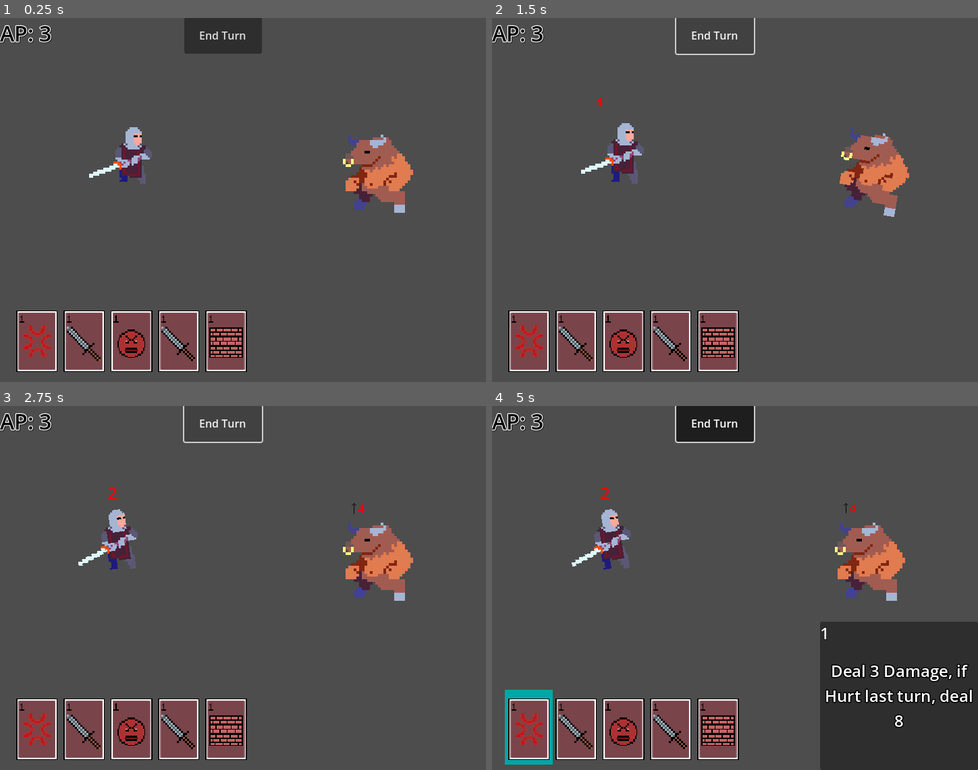
Above: before the commit, frames 1-4 (two rows, left to right).
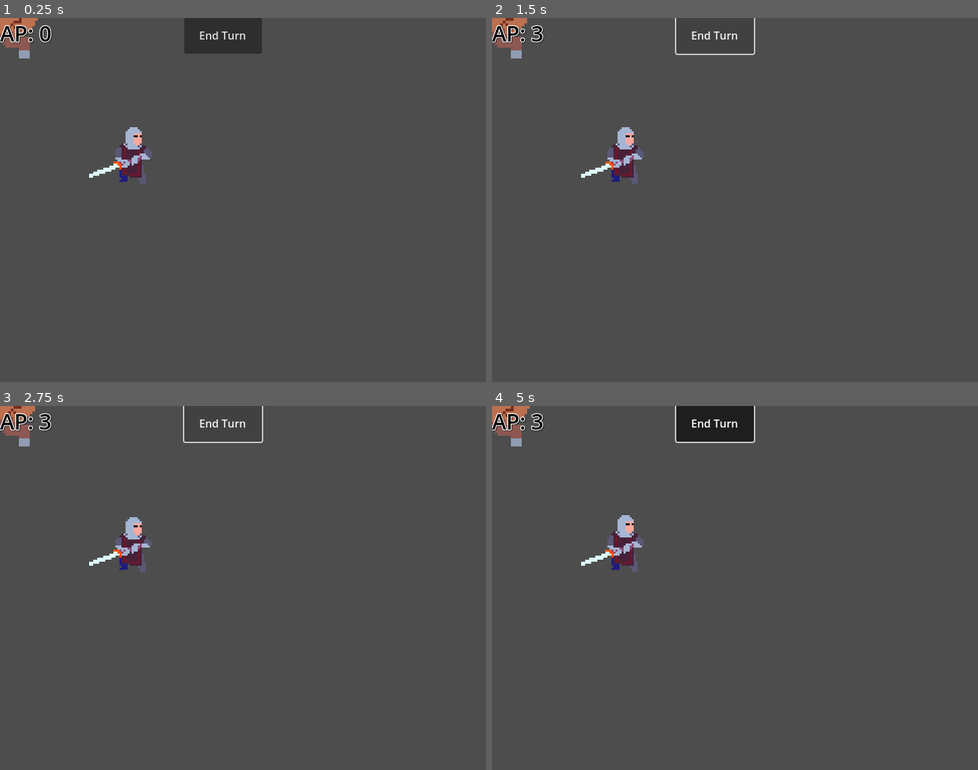
Above: after the commit, the same moments.

Repository: Xyloft94/cardGame
Game: Godot game, scene res://testLevel.tscn
The game is run twice, just before and just after one commit, with the same random seed, the same clock (stepped at 60 frames per second) and the same inputs.
Inputs (mouse positions are in pixels of both pictures, inside the frame that each line leads up to):
- Up to frame 1 (0.25 s): no input
- Up to frame 2 (1.5 s): click "End Turn" at 0.5 s; click "End Turn" at 1.25 s
- Up to frame 3 (2.75 s): click "End Turn" at 2 s
- Up to frame 4 (5 s): move the mouse to (613, 544) at 2.77 s; hold Space (Space) 2.78-3.53 s; click (613, 544) at 2.92 s; move the mouse to (613, 547) at 3.52 s; tap Space (Space) at 3.6 s; click (613, 547) at 3.67 s; move the mouse to (530, 729) at 4.27 s; hold Space (Space) from 4.28 s (still down); right-click (530, 729) at 4.35 s; click (530, 729) at 4.42 s

The runs differ from the first frame. In frame 1, 9.6% of the frame differs, in the area x 0-85%, y 0-98%; in frame 2, 10%; in frame 3, 11%; in frame 4, 25%, in the area x 0-100%, y 0-100%.
Error after the commit: Cannot call method 'add_child' on a null value. (res://Scripts/warriorTest.gd:74)

Commit message:
Added multiple enemy turns, enemy and player slots, started the switch to using a hand component

Diff:
--- /dev/null
+++ b/cardgame/Battlefield_Test.gd
@@ -0,0 +1,40 @@
+extends Node2D
+
+
+@export var enemy1: PackedScene
+@export var enemy2: PackedScene
+@export var enemy3: PackedScene
+@export var enemy4: PackedScene
+@export var player: PackedScene
+@export var enemySlots: Node2D
+@export var playerSlots: Node2D
+@export var handUI: Node2D
+@onready var Enemies = [enemy1, enemy2]
+
+
+
+func _ready():
+	gameManager.battleUI = $battleUI
+	spawnPlayers()
+	spawnEnemies()
+
+
+func spawnPlayers():
+	var markers = playerSlots.get_children()
+	var newPlayer = player.instantiate()
+	newPlayer.handContainer = handUI
+	markers[0].add_child(newPlayer)
+	gameManager.Player = newPlayer
+	newPlayer.position = Vector2.ZERO
+	gameManager.setAP()
+
+func spawnEnemies():
+	gameManager.enemyTeam.clear()
+	var markers = enemySlots.get_children()
+	for i in range(Enemies.size()):
+		var newEnemy = Enemies[i].instantiate()
+		var targetMarker = markers[i]
+		targetMarker.add_child(newEnemy)
+		gameManager.enemyTeam.append(newEnemy)
+		newEnemy.Player = gameManager.Player
+	print(gameManager.enemyTeam.size(), "This is how many enemies there are")
--- a/cardgame/Scripts/cardDescription.gd
+++ b/cardgame/Scripts/cardDescription.gd
@@ -15,6 +15,7 @@
 @export var playerArmor: Label
 
 func _ready():
+	await get_tree().create_timer(.1).timeout
 	apLabel.text = ("AP: " + str(gameManager.totalAP))
 
 
--- a/cardgame/Scripts/enemy.gd
+++ b/cardgame/Scripts/enemy.gd
@@ -1,7 +1,7 @@
 extends CharacterBody2D
 class_name Enemy
 @export var health :int
-@onready var player :Node = get_tree().get_first_node_in_group("Player")
+var Player :CharacterBody2D
 var attackWheelValue :int
 var modifiedDamage :int = 0
 var attackFunctions: Array[Callable] = []
@@ -11,16 +11,14 @@
 @export var animTree: AnimationTree
 @export var attackLength: float
 @export var hitLength: float
+@export var deathLength: float
 @export var particles: GPUParticles2D
-@export var slot: int
 @export var side: String
 
 
 func _ready():
-	gameManager.Enemy = self
-#func _input(event):
-	#if event.is_action_pressed("Space"):
-		#Attack()
+	pass
+	#gameManager.Enemy = self
 
 func _physics_process(delta):
 	if Input.is_action_just_pressed("Space"):
@@ -34,21 +32,23 @@
 
 	Feedback(self.global_position, damage, "damage")
 	print("Enemy health is ", health, "The enemy was dealth ", damage, "damage")
+	if health <= 0:
+		die()
 
 func dealDamage(amount: int):
 	if modifiedDamage <= 0:
 		amount += modifiedDamage
 		attackAnim()
 		await get_tree().create_timer(attackLength).timeout
-		player.takeDamage(amount)
-		Feedback(player.global_position, amount, "damage")
+		Player.takeDamage(amount)
+		Feedback(Player.global_position, amount, "damage")
 		modifiedDamage = 0
 	else:
 		attackAnim()
 		await get_tree().create_timer(attackLength).timeout
-		player.takeDamage(amount)
-		Feedback(player.global_position, amount, "damage")
-		player.takeDamage(amount)
+		Player.takeDamage(amount)
+		Feedback(Player.global_position, amount, "damage")
+		Player.takeDamage(amount)
 
 func buffDamage(amount: int):
 	modifiedDamage += amount
@@ -63,6 +63,7 @@
 	gameManager.hideenemyDescription()
 
 func Attack():
+	print("should be attacking")
 	var result = spinWheel()
 
 	if result <= attackFunctions.size():
@@ -82,7 +83,7 @@
 			#dealDamage(3)
 			#await get_tree().create_timer(.5).timeout
 			#buffDamage(2)
-	gameManager.endEnemyTurn()
+	#gameManager.endEnemyTurn()
 
 
 func spinWheel():
@@ -149,3 +150,10 @@
 	particles.emitting = true
 	await get_tree().create_timer(.5).timeout
 	particles.emitting = false
+
+func die():
+	if gameManager.enemyTeam.has(self):
+		gameManager.enemyTeam.erase(self)
+		animTree.set("parameters/conditions/Death", true)
+		await get_tree().create_timer(deathLength).timeout
+		queue_free()
--- a/cardgame/Scripts/game_manager.gd
+++ b/cardgame/Scripts/game_manager.gd
@@ -11,7 +11,7 @@
 var battleUI :CanvasLayer = null
 var cardClicked :bool = false
 var Player: CharacterBody2D
-var Enemy: CharacterBody2D
+var enemyTeam: Array = []
 var canChooseCard: bool
 enum TurnOrder {PLAYER, ENEMY}
 
@@ -58,7 +58,13 @@
 	modAP = 0
 
 func enemyTurn():
-	Enemy.Attack()
+	print("this is the enemy turn")
+	#team is duplicated each time the loop runs, to ensure that dead enemies aren't counted
+	for currentEnemy in enemyTeam.duplicate():
+		if is_instance_valid(currentEnemy):
+			currentEnemy.Attack()
+			await get_tree().create_timer(currentEnemy.attackLength + 0.5).timeout
+	endEnemyTurn()
 
 func endPlayerTurn():
 	warriorHurt = false
--- a/cardgame/Scripts/warriorTest.gd
+++ b/cardgame/Scripts/warriorTest.gd
@@ -15,19 +15,15 @@
 }
 var drawPile: Array[PackedScene] = []
 var intelligence: int = 5
-@export var handContainer: Node
+var handContainer: Node2D
 @export var attackLength: float
 @export var animTree: AnimationTree
 @export var particles: GPUParticles2D
-@export var slot: int
-@export var side: String
 
 
 func _ready():
 	setupDeck()
 	drawHand()
-	gameManager.Player = self
-	gameManager.setAP()
 
 func takeDamage(damage :int):
 	hurtAnim()
--- /dev/null
+++ b/cardgame/battlefield_test.tscn
@@ -0,0 +1,44 @@
+[gd_scene load_steps=6 format=3 uid="uid://dxmkaulx2yip8"]
+
+[ext_resource type="Script" path="res://Battlefield_Test.gd" id="1_2gno3"]
+[ext_resource type="PackedScene" uid="uid://7tnastswnm1p" path="res://minotaur.tscn" id="2_00ruy"]
+[ext_resource type="PackedScene" uid="uid://q75760mcnusx" path="res://battleUI.tscn" id="3_sb7he"]
+[ext_resource type="PackedScene" uid="uid://cdw86nxxni67b" path="res://warriorTest.tscn" id="3_wq5er"]
+[ext_resource type="PackedScene" uid="uid://1p1nehy4edb8" path="res://handUI.tscn" id="4_phqva"]
+
+[node name="Battlefield_Test" type="Node2D" node_paths=PackedStringArray("enemySlots", "playerSlots", "handUI")]
+script = ExtResource("1_2gno3")
+enemy1 = ExtResource("2_00ruy")
+enemy2 = ExtResource("2_00ruy")
+enemy3 = ExtResource("2_00ruy")
+enemy4 = ExtResource("2_00ruy")
+player = ExtResource("3_wq5er")
+enemySlots = NodePath("enemySlots")
+playerSlots = NodePath("playerSlots")
+handUI = NodePath("handUI")
+
+[node name="enemySlots" type="Node2D" parent="."]
+position = Vector2(-25, -50)
+
+[node name="Marker2D" type="Marker2D" parent="enemySlots"]
+position = Vector2(484, 398)
+
+[node name="Marker2D2" type="Marker2D" parent="enemySlots"]
+position = Vector2(419, 263)
+
+[node name="Marker2D3" type="Marker2D" parent="enemySlots"]
+position = Vector2(559, 191)
+
+[node name="Marker2D4" type="Marker2D" parent="enemySlots"]
+position = Vector2(616, 330)
+
+[node name="playerSlots" type="Node2D" parent="."]
+position = Vector2(-100, -50)
+
+[node name="Marker2D" type="Marker2D" parent="playerSlots"]
+position = Vector2(277, 356)
+
+[node name="battleUI" parent="." instance=ExtResource("3_sb7he")]
+
+[node name="handUI" parent="." instance=ExtResource("4_phqva")]
+position = Vector2(267, 473)
--- /dev/null
+++ b/cardgame/handComponent.gd
@@ -0,0 +1,41 @@
+extends Node2D
+
+var deckList: Dictionary = {}
+var drawPile: Array[PackedScene] = []
+var handContainer: Node2D
+var intelligence: int
+
+
+
+
+func _ready():
+	if owner:
+		intelligence = owner.intelligence
+		deckList = owner.deckList
+
+
+func setupDeck():
+	for path in deckList.keys():
+		var count = deckList[path]
+		var cardScene = load(path)
+		for i in count:
+			drawPile.append(cardScene)
+	drawPile.shuffle()
+
+func drawHand():
+	for i in intelligence:
+		drawCard()
+
+func drawCard():
+	if drawPile.is_empty():
+		return
+	var cardScene = drawPile.pop_front()
+	var card = cardScene.instantiate()
+	card.caster = owner
+	handContainer.add_child(card)
+	handContainer.arrangeHand()
+
+func reDraw():
+	var numberToDraw = intelligence - handContainer.get_child_count()
+	for i in numberToDraw:
+		drawCard()
--- /dev/null
+++ b/cardgame/hand_component.tscn
@@ -0,0 +1,6 @@
+[gd_scene load_steps=2 format=3 uid="uid://ccdvbdhacvgq4"]
+
+[ext_resource type="Script" path="res://handComponent.gd" id="1_5yars"]
+
+[node name="handComponent" type="Node2D"]
+script = ExtResource("1_5yars")
--- a/cardgame/minotaur.tscn
+++ b/cardgame/minotaur.tscn
@@ -125,10 +125,159 @@
 "update": 0,
 "values": [Vector2(0, 0)]
 }
+tracks/3/type = "value"
+tracks/3/imported = false
+tracks/3/enabled = true
+tracks/3/path = NodePath(".:position")
+tracks/3/interp = 1
+tracks/3/loop_wrap = true
+tracks/3/keys = {
+"times": PackedFloat32Array(0),
+"transitions": PackedFloat32Array(1),
+"update": 0,
+"values": [Vector2(0, 0)]
+}
+tracks/4/type = "value"
+tracks/4/imported = false
+tracks/4/enabled = true
+tracks/4/path = NodePath(".:rotation")
+tracks/4/interp = 1
+tracks/4/loop_wrap = true
+tracks/4/keys = {
+"times": PackedFloat32Array(0),
+"transitions": PackedFloat32Array(1),
+"update": 0,
+"values": [0.0]
+}
+tracks/5/type = "value"
+tracks/5/imported = false
+tracks/5/enabled = true
+tracks/5/path = NodePath(".:scale")
+tracks/5/interp = 1
+tracks/5/loop_wrap = true
+tracks/5/keys = {
+"times": PackedFloat32Array(0),
+"transitions": PackedFloat32Array(1),
+"update": 0,
+"values": [Vector2(4, 4)]
+}
+tracks/6/type = "value"
+tracks/6/imported = false
+tracks/6/enabled = true
+tracks/6/path = NodePath(".:modulate")
+tracks/6/interp = 1
+tracks/6/loop_wrap = true
+tracks/6/keys = {
+"times": PackedFloat32Array(0),
+"transitions": PackedFloat32Array(1),
+"update": 0,
+"values": [Color(1, 1, 1, 0.756863)]
+}
+tracks/7/type = "value"
+tracks/7/imported = false
+tracks/7/enabled = true
+tracks/7/path = NodePath("clickBox/CollisionShape2D:disabled")
+tracks/7/interp = 1
+tracks/7/loop_wrap = true
+tracks/7/keys = {
+"times": PackedFloat32Array(0),
+"transitions": PackedFloat32Array(1),
+"update": 1,
+"values": [false]
+}
+tracks/8/type = "value"
+tracks/8/imported = false
+tracks/8/enabled = true
+tracks/8/path = NodePath("hoverBox/CollisionShape2D:disabled")
+tracks/8/interp = 1
+tracks/8/loop_wrap = true
+tracks/8/keys = {
+"times": PackedFloat32Array(0),
+"transitions": PackedFloat32Array(1),
+"update": 1,
+"values": [false]
+}
+
+[sub_resource type="Animation" id="Animation_7if0d"]
+resource_name = "Death"
+length = 0.9
+tracks/0/type = "value"
+tracks/0/imported = false
+tracks/0/enabled = true
+tracks/0/path = NodePath(".:position")
+tracks/0/interp = 1
+tracks/0/loop_wrap = true
+tracks/0/keys = {
+"times": PackedFloat32Array(0, 0.2, 0.5, 0.9),
+"transitions": PackedFloat32Array(1, 1, 1, 1),
+"update": 0,
+"values": [Vector2(0, 0), Vector2(5, 3), Vector2(5, 3), Vector2(5, 2)]
+}
+tracks/1/type = "value"
+tracks/1/imported = false
+tracks/1/enabled = true
+tracks/1/path = NodePath(".:rotation")
+tracks/1/interp = 1
+tracks/1/loop_wrap = true
+tracks/1/keys = {
+"times": PackedFloat32Array(0, 0.2, 0.5, 0.9),
+"transitions": PackedFloat32Array(1, 1, 1, 1),
+"update": 0,
+"values": [0.0, 1.5708, 1.5708, 1.5708]
+}
+tracks/2/type = "value"
+tracks/2/imported = false
+tracks/2/enabled = true
+tracks/2/path = NodePath(".:scale")
+tracks/2/interp = 1
+tracks/2/loop_wrap = true
+tracks/2/keys = {
+"times": PackedFloat32Array(0, 0.6, 0.9),
+"transitions": PackedFloat32Array(1, 1, 1),
+"update": 0,
+"values": [Vector2(4, 4), Vector2(4, 4), Vector2(1e-05, 1e-05)]
+}
+tracks/3/type = "value"
+tracks/3/imported = false
+tracks/3/enabled = true
+tracks/3/path = NodePath(".:modulate")
+tracks/3/interp = 1
+tracks/3/loop_wrap = true
+tracks/3/keys = {
+"times": PackedFloat32Array(0, 0.2, 0.9),
+"transitions": PackedFloat32Array(1, 1, 1),
+"update": 0,
+"values": [Color(1, 1, 1, 1), Color(1, 1, 1, 0.756863), Color(1, 1, 1, 0.756863)]
+}
+tracks/4/type = "value"
+tracks/4/imported = false
+tracks/4/enabled = true
+tracks/4/path = NodePath("clickBox/CollisionShape2D:disabled")
+tracks/4/interp = 1
+tracks/4/loop_wrap = true
+tracks/4/keys = {
+"times": PackedFloat32Array(0, 0.1),
+"transitions": PackedFloat32Array(1, 1),
+"update": 1,
+"values": [false, true]
+}
+tracks/5/type = "value"
+tracks/5/imported = false
+tracks/5/enabled = true
+tracks/5/path = NodePath("hoverBox/CollisionShape2D:disabled")
+tracks/5/interp = 1
+tracks/5/loop_wrap = true
+tracks/5/keys = {
+"times": PackedFloat32Array(0, 0.1),
+"transitions": PackedFloat32Array(1, 1),
+"update": 1,
+"values": [false, true]
+}
 
 [sub_resource type="AnimationLibrary" id="AnimationLibrary_lowh1"]
 _data = {
 "Attack": SubResource("Animation_7w773"),
+"Death": SubResource("Animation_7if0d"),
 "Hit": SubResource("Animation_rgy3n"),
 "Idle": SubResource("Animation_n4gld"),
 "RESET": SubResource("Animation_0gt14")
@@ -137,6 +286,9 @@
 [sub_resource type="AnimationNodeAnimation" id="AnimationNodeAnimation_fsdrc"]
 animation = &"Attack"
 
+[sub_resource type="AnimationNodeAnimation" id="AnimationNodeAnimation_64i3g"]
+animation = &"Death"
+
 [sub_resource type="AnimationNodeAnimation" id="AnimationNodeAnimation_o3q42"]
 animation = &"Hit"
 
@@ -161,17 +313,24 @@
 [sub_resource type="AnimationNodeStateMachineTransition" id="AnimationNodeStateMachineTransition_5a6or"]
 advance_mode = 2
 advance_condition = &"Hit"
+
+[sub_resource type="AnimationNodeStateMachineTransition" id="AnimationNodeStateMachineTransition_3m2vi"]
+advance_mode = 2
+advance_condition = &"Death"
 
 [sub_resource type="AnimationNodeStateMachine" id="AnimationNodeStateMachine_b8nh7"]
 states/Attack/node = SubResource("AnimationNodeAnimation_fsdrc")
 states/Attack/position = Vector2(382, 183)
+states/Death/node = SubResource("AnimationNodeAnimation_64i3g")
+states/Death/position = Vector2(658, 76)
 states/Hit/node = SubResource("AnimationNodeAnimation_o3q42")
 states/Hit/position = Vector2(577, 183)
 states/Idle/node = SubResource("AnimationNodeAnimation_txusc")
 states/Idle/position = Vector2(467, 76)
-transitions = ["Start", "Idle", SubResource("AnimationNodeSt …(286 unchanged characters)… mationNodeStateMachineTransition_5a6or")]
+transitions = ["Start", "Idle", SubResource("AnimationNodeSt …(286 unchanged characters)… mationNodeStateMachineTransition_5a6or"), "Idle", "Death", SubResource("AnimationNodeStateMachineTransition_3m2vi")]
 
 [node name="Minotaur" type="CharacterBody2D" node_paths=PackedStringArray("animTree", "particles")]
+modulate = Color(1, 1, 1, 0.756863)
 scale = Vector2(4, 4)
 script = ExtResource("1_vpmwg")
 health = 30
@@ -181,6 +340,7 @@
 animTree = NodePath("AnimationTree")
 attackLength = 0.5
 hitLength = 0.35
+deathLength = 0.9
 particles = NodePath("GPUParticles2D")
 
 [node name="Sprite2D" type="Sprite2D" parent="."]
@@ -210,9 +370,13 @@
 }
 
 [node name="AnimationTree" type="AnimationTree" parent="."]
+libraries = {
+"": SubResource("AnimationLibrary_lowh1")
+}
 tree_root = SubResource("AnimationNodeStateMachine_b8nh7")
 anim_player = NodePath("../AnimationPlayer")
 parameters/conditions/Attack = false
+parameters/conditions/Death = false
 parameters/conditions/Hit = false
 
 [node name="GPUParticles2D" parent="." instance=ExtResource("5_rmwm8")]
--- a/cardgame/project.godot
+++ b/cardgame/project.godot
@@ -12,7 +12,7 @@
 
 config/name="cardGame"
 run/main_scene="res://testLevel.tscn"
-config/features=PackedStringArray("4.3", "Forward Plus")
+config/features=PackedStringArray("4.2", "Forward Plus")
 config/icon="res://icon.svg"
 
 [autoload]
@@ -30,7 +30,7 @@
 
 Space={
 "deadzone": 0.5,
-"events": [Object(InputEventKey,"resource_local_to_scene":fa …(171 unchanged characters)… keycode":32,"key_label":0,"unicode":32,"location":0,"echo":false,"script":null)
+"events": [Object(InputEventKey,"resource_local_to_scene":fa …(171 unchanged characters)… keycode":32,"key_label":0,"unicode":32,"echo":false,"script":null)
 ]
 }
 declick={
--- a/cardgame/testLevel.tscn
+++ b/cardgame/testLevel.tscn
@@ -9,9 +9,8 @@
 [node name="testLevel" type="Node2D"]
 script = ExtResource("1_komnh")
 
-[node name="warriorTest" parent="." node_paths=PackedStringArray("handContainer") instance=ExtResource("3_uivg0")]
+[node name="warriorTest" parent="." instance=ExtResource("3_uivg0")]
 position = Vector2(180, 201)
-handContainer = NodePath("../handUI")
 
 [node name="handUI" parent="." instance=ExtResource("3_2cuvp")]
 position = Vector2(191, 477)
@@ -19,4 +18,3 @@
 [node name="battleUI" parent="." instance=ExtResource("5_hilpl")]
 
 [node name="Minotaur" parent="." instance=ExtResource("5_shde2")]
-position = Vector2(556, 229)
--- /dev/null
+++ b/cardgame/testPlayer.gd
@@ -0,0 +1,8 @@
+extends Node2D
+
+
+var intelligence = 5
+var deckList := {
+	"res://Cards/Slice.tscn": 3,
+	"res://Cards/Shield.tscn": 2
+}
--- a/cardgame/test_battlefield.tscn
+++ b/cardgame/test_battlefield.tscn
@@ -1,6 +1,8 @@
-[gd_scene load_steps=2 format=3 uid="uid://48tv7b73kuq3"]
+[gd_scene load_steps=4 format=3 uid="uid://48tv7b73kuq3"]
 
 [ext_resource type="Script" path="res://test_battlefield.gd" id="1_8d5nn"]
+[ext_resource type="PackedScene" uid="uid://1p1nehy4edb8" path="res://handUI.tscn" id="2_bmsyi"]
+[ext_resource type="PackedScene" uid="uid://q75760mcnusx" path="res://battleUI.tscn" id="3_dnn2c"]
 
 [node name="testBattlefield" type="Node2D" node_paths=PackedStringArray("p0", "p1", "p2", "e0", "e1", "e2", "e3")]
 script = ExtResource("1_8d5nn")
@@ -11,6 +13,12 @@
 e1 = NodePath("Enemyslots/E1")
 e2 = NodePath("Enemyslots/E2")
 e3 = NodePath("Enemyslots/E3")
+
+[node name="battleUI" parent="." instance=ExtResource("3_dnn2c")]
+visible = false
+
+[node name="handUI" parent="." instance=ExtResource("2_bmsyi")]
+visible = false
 
 [node name="Playerslots" type="Node2D" parent="."]
 
--- /dev/null
+++ b/cardgame/test_player.tscn
@@ -0,0 +1,9 @@
+[gd_scene load_steps=3 format=3 uid="uid://b43jmycw7irj"]
+
+[ext_resource type="Script" path="res://testPlayer.gd" id="1_j3fg3"]
+[ext_resource type="PackedScene" uid="uid://ccdvbdhacvgq4" path="res://hand_component.tscn" id="2_6rt34"]
+
+[node name="testPlayer" type="Node2D"]
+script = ExtResource("1_j3fg3")
+
+[node name="handComponent" parent="." instance=ExtResource("2_6rt34")]
--- /dev/null
+++ b/cardgame/testing.gd
@@ -0,0 +1,18 @@
+extends Node2D
+
+@export var test_player :Node2D
+@export var test_ui :Node2D
+
+func _ready():
+	# 1. Grab the component
+	gameManager.battleUI = $battleUI
+	var hand_comp = test_player.get_node("handComponent")
+
+	# 2. Manual Injection (Just like your Battlefield does)
+	hand_comp.handContainer = test_ui
+
+	# 3. Test the logic
+	hand_comp.setupDeck()
+	hand_comp.drawHand()
+
+	print("Sandbox: Hand drawn. Use the 'F6' key to run this scene specifically.")
--- /dev/null
+++ b/cardgame/testing.tscn
@@ -0,0 +1,18 @@
+[gd_scene load_steps=5 format=3 uid="uid://gkr4votlv057"]
+
+[ext_resource type="Script" path="res://testing.gd" id="1_4jlhr"]
+[ext_resource type="PackedScene" uid="uid://1p1nehy4edb8" path="res://handUI.tscn" id="1_s87n2"]
+[ext_resource type="PackedScene" uid="uid://q75760mcnusx" path="res://battleUI.tscn" id="2_jjc11"]
+[ext_resource type="PackedScene" uid="uid://b43jmycw7irj" path="res://test_player.tscn" id="4_8jpjj"]
+
+[node name="testing" type="Node2D" node_paths=PackedStringArray("test_player", "test_ui")]
+script = ExtResource("1_4jlhr")
+test_player = NodePath("testPlayer")
+test_ui = NodePath("handUI")
+
+[node name="handUI" parent="." instance=ExtResource("1_s87n2")]
+position = Vector2(206, 451)
+
+[node name="battleUI" parent="." instance=ExtResource("2_jjc11")]
+
+[node name="testPlayer" parent="." instance=ExtResource("4_8jpjj")]
--- a/cardgame/warriorTest.tscn
+++ b/cardgame/warriorTest.tscn
@@ -178,7 +178,6 @@
 attackLength = 0.5
 animTree = NodePath("AnimationTree")
 particles = NodePath("GPUParticles2D")
-side = "Player"
 
 [node name="Sprite2D" type="Sprite2D" parent="."]
 scale = Vector2(3, 3)
@@ -210,6 +209,9 @@
 }
 
 [node name="AnimationTree" type="AnimationTree" parent="."]
+libraries = {
+"": SubResource("AnimationLibrary_ffgc2")
+}
 tree_root = SubResource("AnimationNodeStateMachine_vmq1q")
 anim_player = NodePath("../AnimationPlayer")
 parameters/conditions/Attack = false
Not shown: 1 places in cardgame/minotaur.tscn that only renumber resources
